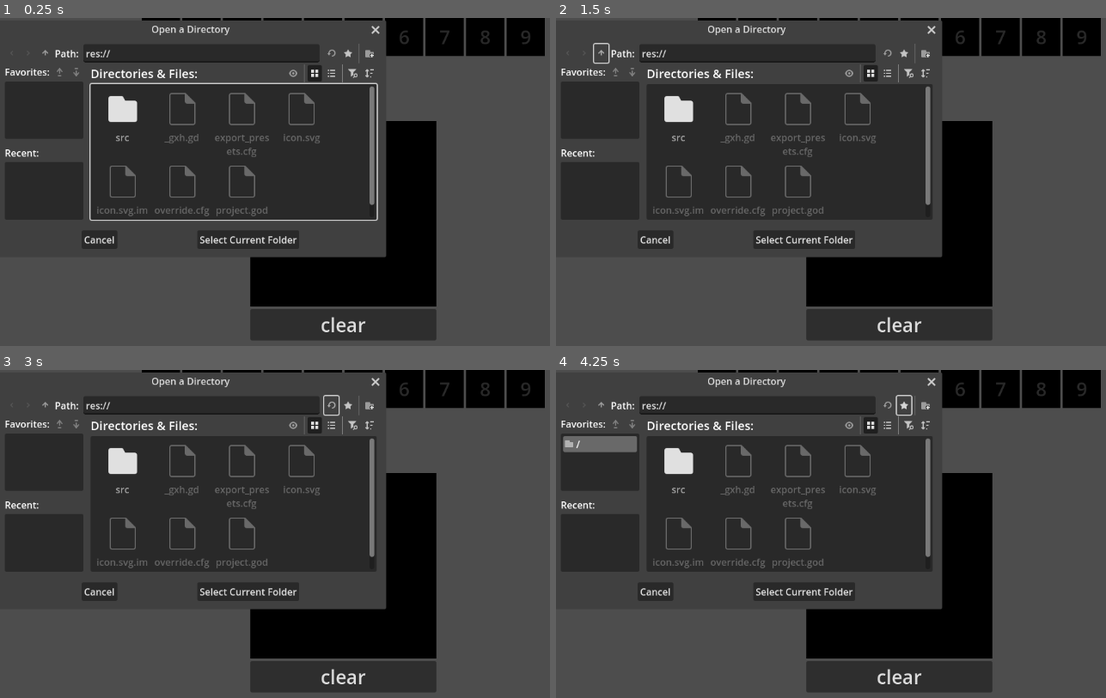
Above: before the commit, frames 1-4 (two rows, left to right).
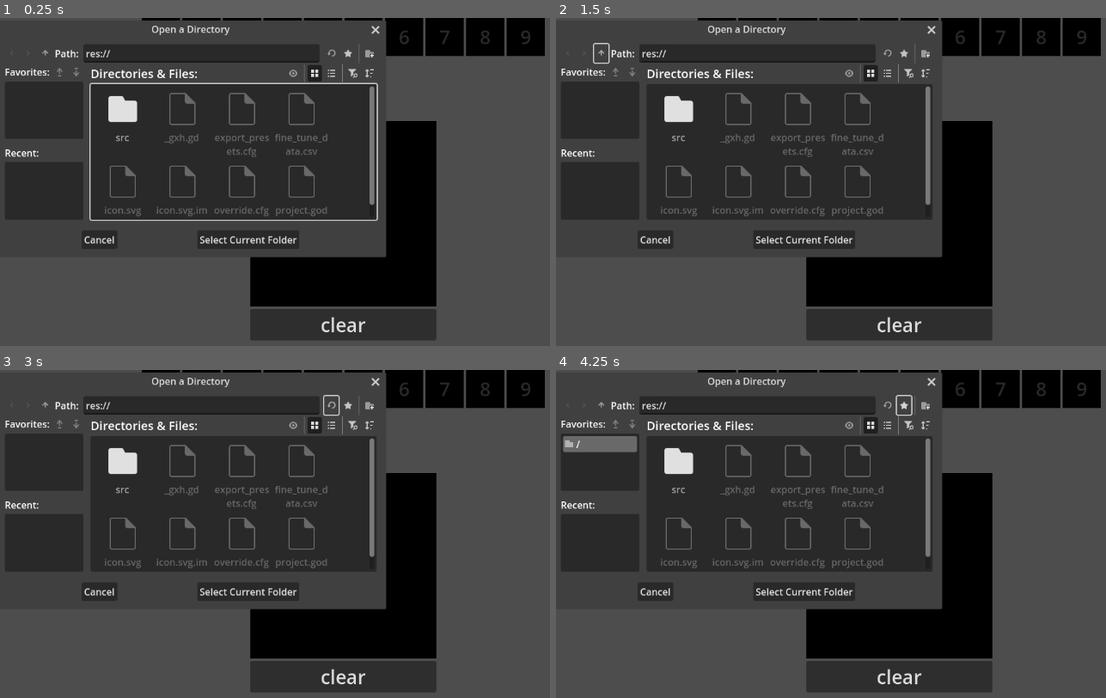
Above: after the commit, the same moments.

Repository: AI-MED-AGH/handwritten-digits-recognizer
Game: Godot game, scene res://src/main.tscn
Two runs of this game, one before a commit and one after it. Both use one fixed random seed, a clock stepped at 60 frames per second and the inputs below.
Inputs (mouse positions are in pixels of both pictures, inside the frame that each line leads up to):
- Up to frame 1 (0.25 s): no input
- Up to frame 2 (1.5 s): click "clear" at 0.5 s; click (600, 54) at 1.25 s
- Up to frame 3 (3 s): click (44, 406) at 2 s; click (330, 406) at 2.75 s
- Up to frame 4 (4.25 s): click (902, 406) at 3.5 s

The runs differ from the first frame. In frame 1, 0.5% of the frame differs, in the area x 17-60%, y 35-61%; in frame 2, 0.5%; in frame 3, 0.5%; in frame 4, 0.5%.

Commit message:
Saving fine tuning data

Diff:
--- a/godot_project/src/Canvas.gd
+++ b/godot_project/src/Canvas.gd
@@ -13,14 +13,14 @@
 @onready var redrawed_timer = Timer.new()
 
 var last_draw_pos = Vector2()
-var image : Image
+var _image : Image
 
 var _is_dragging: bool = false
 
 
 func _ready():
 	var img_size = Vector2i(28 - margin_at_each_side*2, 28 - margin_at_each_side*2)
-	image = Image.create_empty(img_size.x, img_size.y, false, Image.Format.FORMAT_L8)
+	_image = Image.create_empty(img_size.x, img_size.y, false, Image.Format.FORMAT_L8)
 	_update_texture_image()
 
 	custom_minimum_size = img_size
@@ -37,8 +37,18 @@
 	add_child(redrawed_timer)
 
 
+func get_image() -> Image:
+	var img_with_margins = Image.create_empty(28, 28, false, Image.Format.FORMAT_L8)
+
+	for y in range(margin_at_each_side, 28-margin_at_each_side):
+		for x in range(margin_at_each_side, 28-margin_at_each_side):
+			img_with_margins.set_pixel(x, y, _image.get_pixel(x-margin_at_each_side, y-margin_at_each_side))
+
+	return img_with_margins
+
+
 func _update_texture_image() -> void:
-	texture = ImageTexture.create_from_image(image)
+	texture = ImageTexture.create_from_image(_image)
 
 
 func paint_dot_brush(pos: Vector2) -> void:
@@ -46,15 +56,15 @@
 		for dy in range(-pen_radius, pen_radius + 1):
 			var px = pos.x + dx
 			var py = pos.y + dy
-			if px < 0 or py < 0 or px >= image.get_width() or py >= image.get_height():
+			if px < 0 or py < 0 or px >= _image.get_width() or py >= _image.get_height():
 				continue
 			var dist = sqrt(dx * dx + dy * dy)
 			if dist > pen_radius:
 				continue
 			var alpha = clamp(1.0 - dist / pen_radius, 0, 1)
-			var existing_color = image.get_pixel(px, py)
+			var existing_color = _image.get_pixel(px, py)
 			var new_color = existing_color.lerp(pen_color, alpha * pen_color.a)
-			image.set_pixel(int(px), int(py), new_color)
+			_image.set_pixel(int(px), int(py), new_color)
 
 
 # New function to draw a line by painting dots along it
@@ -73,7 +83,7 @@
 	_update_texture_image()
 
 func clear_viewport() -> void:
-	image.fill(Color.BLACK)
+	_image.fill(Color.BLACK)
 	_update_texture_image()
 	_emit_redrawed_signal_for_frame()
 
@@ -104,10 +114,5 @@
 
 
 func _emit_redrawed_signal_for_frame() -> void:
-	var img_with_margins = Image.create_empty(28, 28, false, Image.Format.FORMAT_L8)
-
-	for y in range(margin_at_each_side, 28-margin_at_each_side):
-		for x in range(margin_at_each_side, 28-margin_at_each_side):
-			img_with_margins.set_pixel(x, y, image.get_pixel(x-margin_at_each_side, y-margin_at_each_side))
-
+	var img_with_margins = get_image()
 	redrawed.emit(img_with_margins)
--- a/godot_project/src/Digit/Digit.tscn
+++ b/godot_project/src/Digit/Digit.tscn
@@ -4,6 +4,7 @@
 
 [node name="Digit0" type="ColorRect"]
 custom_minimum_size = Vector2(64, 64)
+mouse_default_cursor_shape = 2
 color = Color(0, 0, 0, 1)
 script = ExtResource("1_ev4jj")
 
@@ -14,8 +15,13 @@
 anchor_bottom = 1.0
 grow_horizontal = 2
 grow_vertical = 2
+mouse_default_cursor_shape = 2
 theme_override_colors/font_color = Color(0.16206557, 0.1620656, 0.16206557, 1)
 theme_override_font_sizes/font_size = 32
 text = "0"
 horizontal_alignment = 1
 vertical_alignment = 1
+
+[node name="ClickDelayTimer" type="Timer" parent="."]
+unique_name_in_owner = true
+one_shot = true
--- a/godot_project/src/Digit/digit.gd
+++ b/godot_project/src/Digit/digit.gd
@@ -1,5 +1,43 @@
 extends ColorRect
+
+signal clicked
+
+const CLICKED_COLOR: Color = Color(0.184, 0.592, 0.157, 1.0)
+const FADE_DURATION: float = 1.0
+
+var _default_color: Color
+var _color_tween: Tween
+var _can_click: bool = true
+
+@onready var _click_delay_timer: Timer = %ClickDelayTimer
 
 
 func _ready() -> void:
+	_default_color = color
+
 	$Label.text = str(get_index())
+
+	_click_delay_timer.timeout.connect(_on_click_delay_end)
+
+
+func _gui_input(event: InputEvent) -> void:
+	if not _can_click:
+		return
+
+	if event is InputEventMouseButton and event.pressed:
+		_on_clicked()
+
+
+func _on_clicked() -> void:
+	_can_click = false
+	_click_delay_timer.start()
+
+	color = CLICKED_COLOR
+	_color_tween = create_tween()
+	_color_tween.tween_property(self, "color", _default_color, FADE_DURATION)
+
+	clicked.emit()
+
+
+func _on_click_delay_end() -> void:
+	_can_click = true
--- a/godot_project/src/digits_container.gd
+++ b/godot_project/src/digits_container.gd
@@ -1,6 +1,14 @@
 extends HBoxContainer
 
+signal digit_clicked(digit: int)
+
 @export var chosen_color: Color
+
+
+func _ready() -> void:
+	for idx in range(get_child_count()):
+		var digit = get_child(idx)
+		digit.clicked.connect(digit_clicked.emit.bind(idx))
 
 
 func apply_preds(preds: PackedInt32Array) -> void:
--- /dev/null
+++ b/godot_project/src/fine_tune_data_saver.gd
@@ -0,0 +1,24 @@
+extends Node
+
+const FINE_TUNE_SHEET_FILENAME = "fine_tune_data.csv"
+var _file: FileAccess
+
+
+func _ready() -> void:
+	var fine_tune_sheet_path = Settings.model_folder_path.path_join(FINE_TUNE_SHEET_FILENAME)
+	_file = FileAccess.open(fine_tune_sheet_path, FileAccess.WRITE)
+	if _file == null:
+		print("Error, cant open fine tune sheet: ", FileAccess.get_open_error())
+		return
+
+
+func save_row(data: PackedStringArray, ground_truth: int) -> void:
+	print("Abut to save")
+	if _file == null:
+		return
+
+	print("almost saving...")
+
+	data.insert(0, str(ground_truth))
+	_file.store_csv_line(data)
+	_file.flush()
--- a/godot_project/src/main.gd
+++ b/godot_project/src/main.gd
@@ -9,14 +9,16 @@
 var _next_check_queued: bool = false
 
 @onready var digits_container = %DigitsContainer
-
+@onready var paint_area = %PaintArea
+@onready var fine_tune_saver = $FineTuneDataSaver
 
 func _ready() -> void:
-	var paint_area = %PaintArea
 	var clear_btn: Button = %ClearButton
 	clear_btn.pressed.connect(paint_area.clear_viewport)
 
 	paint_area.redrawed.connect(_on_new_img_to_pred)
+
+	digits_container.digit_clicked.connect(_on_digit_clicked)
 
 	$FileDialog.dir_selected.connect(_on_folder_selected)
 	if Settings.first_time_loaded:
@@ -122,3 +124,25 @@
 	Settings.model_folder_path = folder_path
 	Settings.first_time_loaded = false
 	Settings.save_settings()
+
+
+func _image_to_str_array(image: Image) -> PackedStringArray:
+	var data = PackedStringArray()
+	data.resize(28*28)
+
+	assert(image.get_format() == Image.Format.FORMAT_L8, "Image format should be right!")
+
+	var image_data = image.get_data()
+
+	for i in range(image_data.size()):
+		data[i] = str(image_data[i])
+
+	_push_model_input(data)
+
+	return data
+
+
+func _on_digit_clicked(digit: int) -> void:
+	var image = paint_area.get_image()
+	var data = _image_to_str_array(image)
+	fine_tune_saver.save_row(data, digit)
--- a/godot_project/src/main.tscn
+++ b/godot_project/src/main.tscn
@@ -1,9 +1,10 @@
-[gd_scene load_steps=5 format=3 uid="uid://q6c8bkmou1yy"]
+[gd_scene load_steps=6 format=3 uid="uid://q6c8bkmou1yy"]
 
 [ext_resource type="Script" uid="uid://dg6ba52hreo2x" path="res://src/main.gd" id="1_gh0ne"]
 [ext_resource type="Script" uid="uid://dnm3mdly0l5mt" path="res://src/digits_container.gd" id="2_3cfgd"]
 [ext_resource type="Script" uid="uid://b5u8dtd800hil" path="res://src/Canvas.gd" id="2_5q4o7"]
 [ext_resource type="PackedScene" uid="uid://cumrabrub5omu" path="res://src/Digit/Digit.tscn" id="3_3cfgd"]
+[ext_resource type="Script" uid="uid://hq7up0mikfcg" path="res://src/fine_tune_data_saver.gd" id="5_fyndt"]
 
 [node name="main" type="Control"]
 layout_mode = 3
@@ -94,3 +95,6 @@
 title = "Open a Directory"
 file_mode = 2
 use_native_dialog = true
+
+[node name="FineTuneDataSaver" type="Node" parent="."]
+script = ExtResource("5_fyndt")
Not shown, added: godot_project/src/fine_tune_data_saver.gd.uid
Not shown, changed: .gitignore
